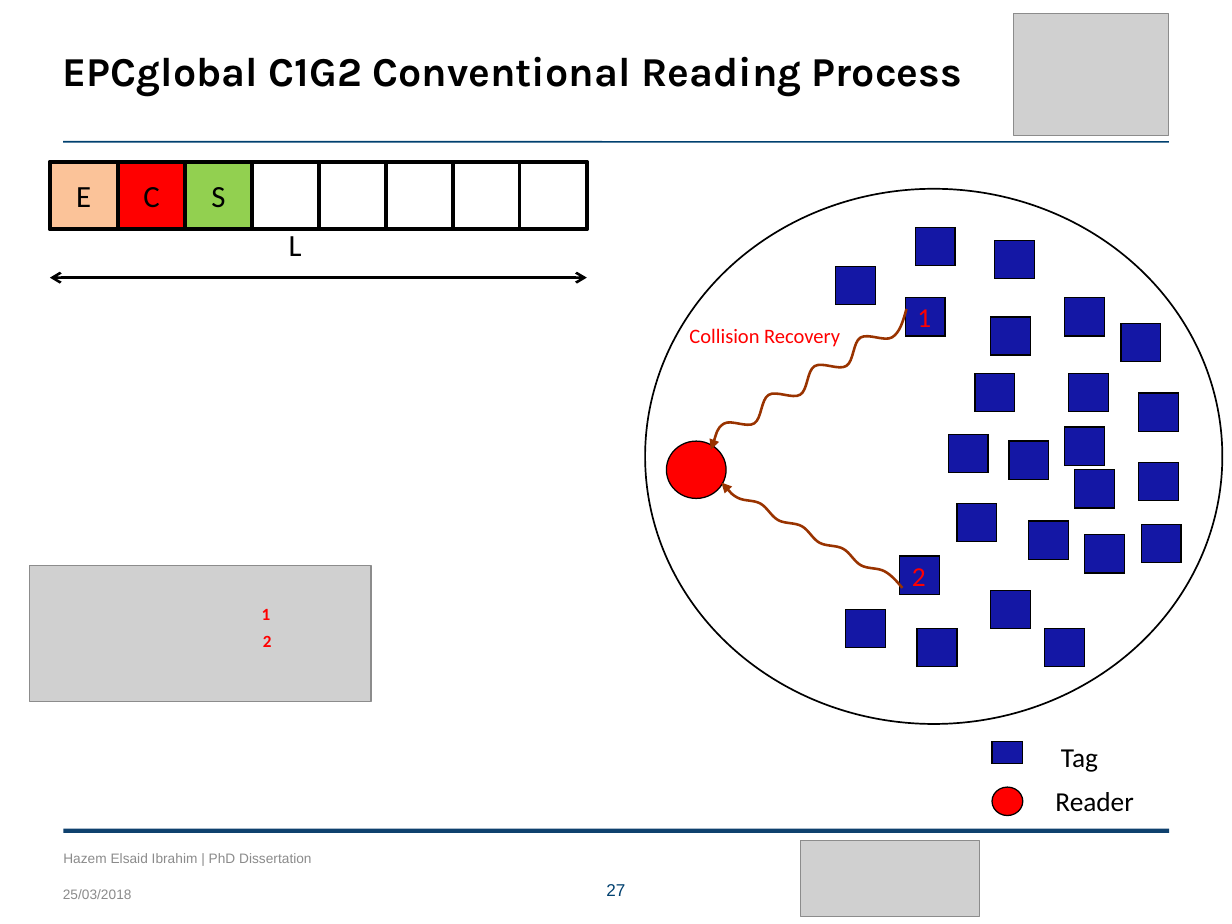
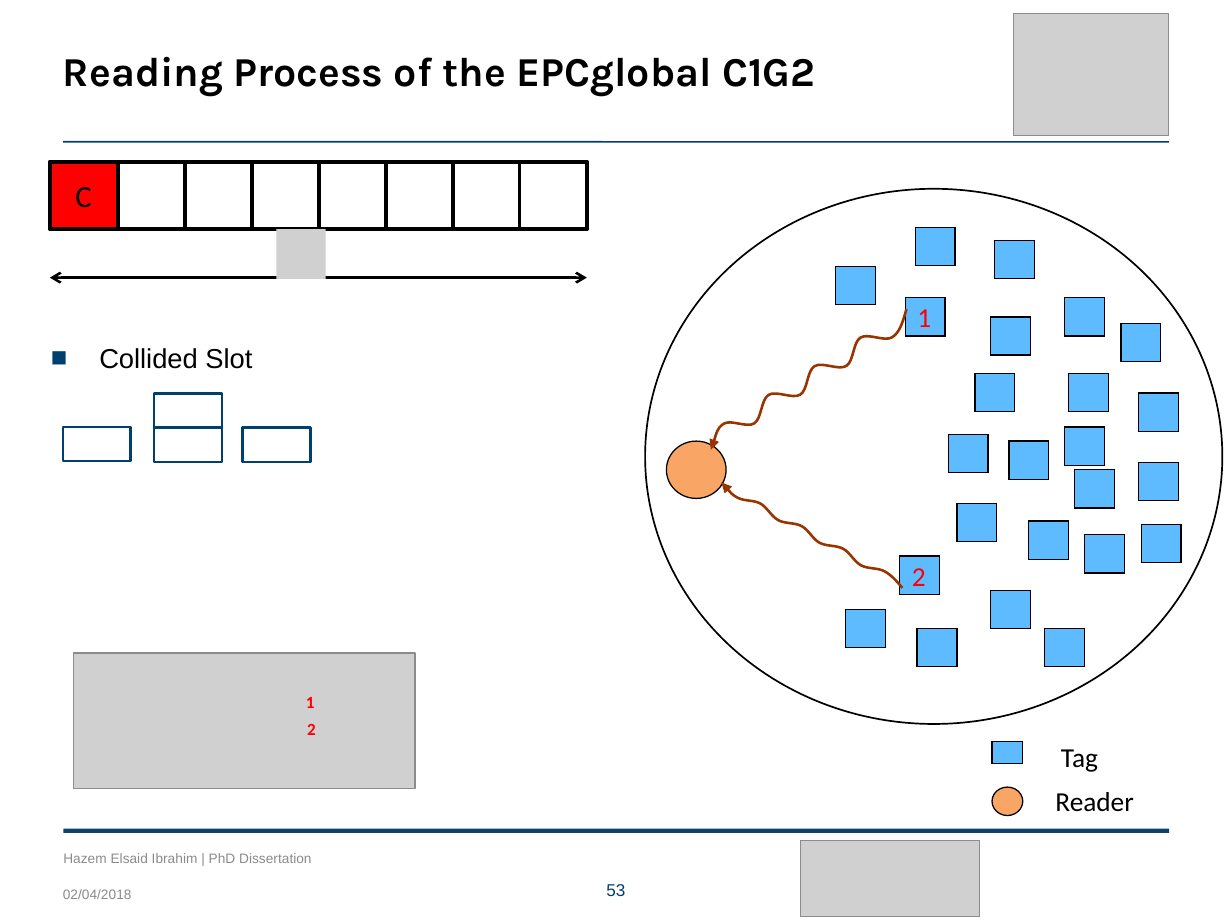
Before and after one commit to HazemAAhmed/Thesis, a slide deck: slide 53 of Final_presentation/Hazem_presentation.pptx (slide 27 before the commit). Drawn at 1232x924 pixels with LibreOffice and Linux fonts; fonts in the diff are those of the drawing; grey boxes stand for pictures; background and template pictures are left out. Boxes give left, top, right and bottom in pixels: in the first picture for what was removed or moved away, otherwise in the second. Text is boxed around its words. In the diff, an @@ line names an element or a change of style, - is before the commit and + after.

```diff
--- a/Final_presentation/Hazem_presentation.pptx
+++ b/Final_presentation/Hazem_presentation.pptx
@@ title at <box>63,56,815,97</box>: text changed @@
-  EPCglobal C1G2 Conventional Reading Process
+  Reading Process of the EPCglobal C1G2
@@ rectangle "C": place and size @@
-rectangle "C" at <box>118,161,186,229</box>
+rectangle "C" at <box>49,161,117,229</box>
@@ rectangle removed at <box>49,161,117,229</box> @@
-E
@@ rectangle added at <box>118,161,186,229</box>, outline #000000 2 pt @@
@@ rectangle at <box>185,161,253,229</box>: fill #92D050 to none @@
@@ text in rectangle at <box>211,187,225,207</box>: text removed @@
-S
@@ picture added at <box>276,229,325,278</box> @@
@@ text removed at <box>289,230,302,256</box> @@
-L
@@ text removed at <box>689,328,840,347</box> @@
-Collision Recovery
@@ text added at <box>99,348,252,369</box>, 16 pt, text #000000 @@
+■ Collided Slot
@@ rectangle added at <box>154,394,222,429</box>, outline #00406F 1.5 pt @@
@@ rectangle added at <box>63,426,131,461</box>, outline #00406F 1.5 pt @@
@@ rectangle added at <box>154,428,222,462</box>, outline #00406F 1.5 pt @@
@@ rectangle added at <box>243,428,310,462</box>, outline #00406F 1.5 pt @@
@@ ellipse at <box>667,441,726,499</box>: fill #FF0000 to #F9A566 @@
@@ fill #1417A5 to #5FBBFF in 25 elements at <box>906,298,945,336</box>, <box>899,556,939,594</box>, <box>994,240,1034,278</box>, <box>1064,298,1104,336</box>, <box>991,317,1030,355</box>, <box>975,373,1014,411</box>, <box>949,435,988,473</box>, <box>835,266,875,304</box>, <box>915,228,955,266</box>, <box>992,742,1023,764</box>, <box>1064,428,1104,466</box>, <box>1009,441,1048,479</box>, <box>1121,323,1161,361</box>, <box>1138,393,1178,431</box>, <box>1068,373,1108,411</box>, <box>1138,462,1178,500</box>, <box>1029,521,1068,559</box>, <box>957,504,997,542</box>, <box>1074,469,1114,508</box>, <box>991,590,1030,628</box>, <box>1084,535,1124,573</box>, <box>1045,628,1084,667</box>, <box>845,610,885,648</box>, <box>1141,525,1180,563</box>, <box>917,628,956,667</box> @@
@@ picture: place and size @@
-picture at <box>30,565,371,701</box>
+picture at <box>74,653,415,788</box>
@@ text "1": place and size @@
-text "1" at <box>262,609,271,620</box>
+text "1" at <box>306,697,315,708</box>
@@ text "2": place and size @@
-text "2" at <box>263,636,272,647</box>
+text "2" at <box>307,724,316,735</box>
@@ ellipse at <box>992,787,1023,816</box>: fill #FF0000 to #F9A566 @@
@@ text at <box>63,889,132,899</box>: text changed @@
-25/03/2018
+02/04/2018
@@ page number at <box>606,884,625,896</box>: text changed @@
-27
+53
```
Also in this commit, not shown: 43 other slides changed, 13 slides added, 1 slide removed, 11 other files.
